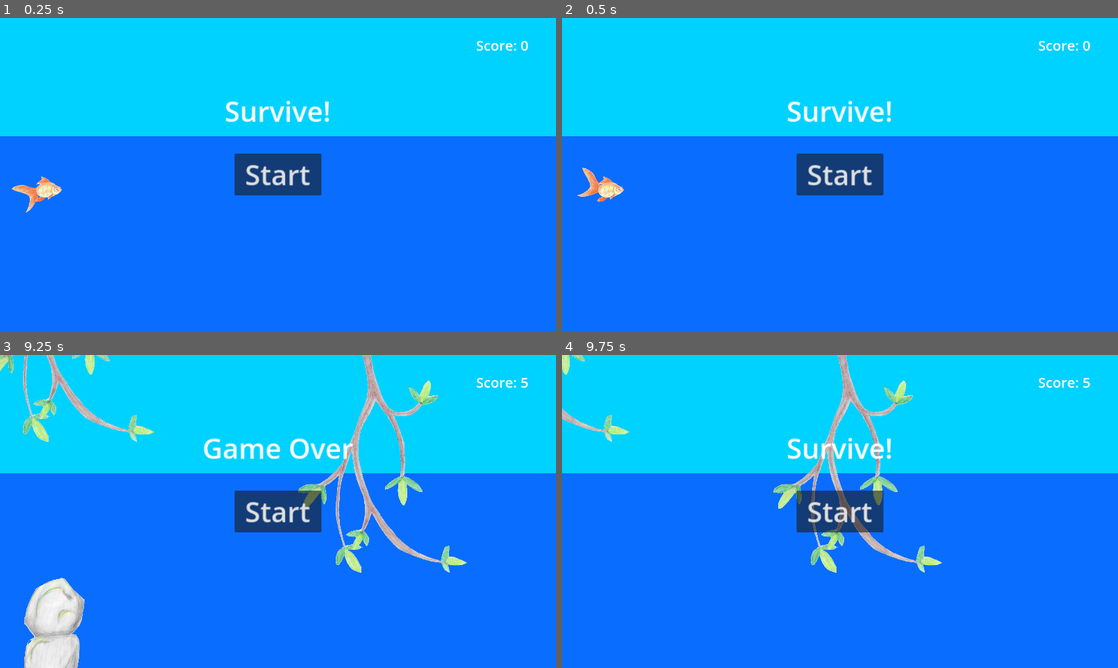
Above: before the commit, frames 1-4 (two rows, left to right).
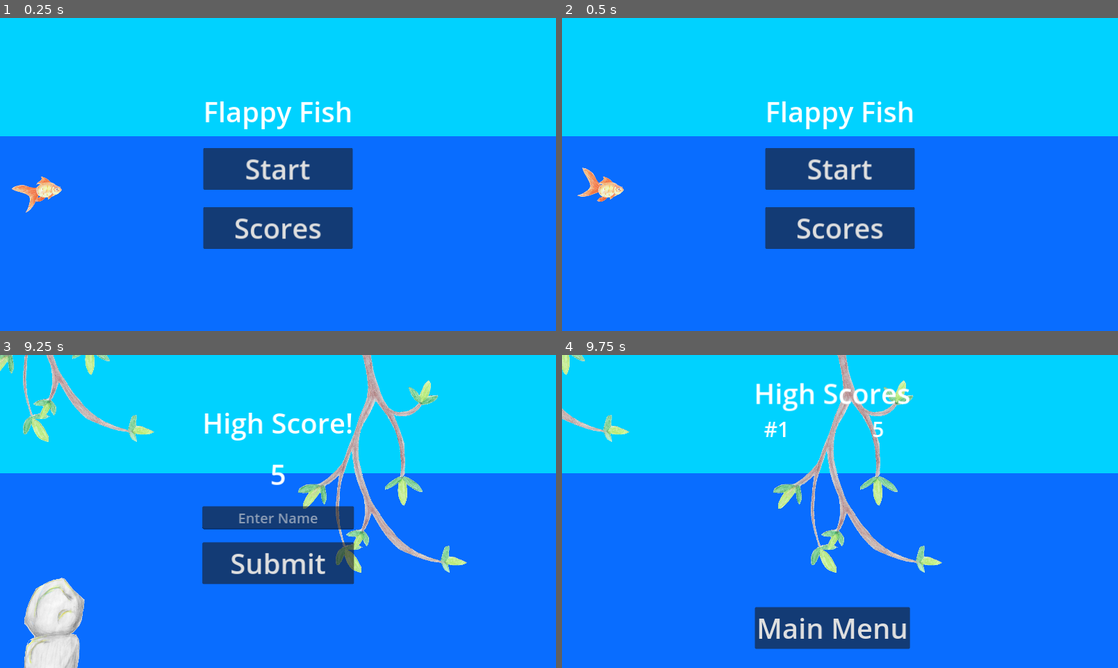
Above: after the commit, the same moments.

Repository: Aveli-games/splashy-fish
Game: Godot game, scene res://main.tscn
Same seed, same stepped clock (60 frames per second), same inputs: the game is played once before the commit and once after it. Sound files missing from this copy of the repository are replaced by a short silence.
Inputs (mouse positions are in pixels of both pictures, inside the frame that each line leads up to):
- Up to frame 1 (0.25 s): no input
- Up to frame 2 (0.5 s): no input
- Up to frame 3 (9.25 s): click (278, 564) at 0.5 s, where only the run after the commit has a clickable "Scores"; click (272, 627) at 1.25 s, where only the run after the commit has a clickable "Main Menu"; click "Start" at 2 s; hold W (swim_up) 2.78-3.53 s; hold S (swim_down) 3.53-4.28 s; hold W (swim_up) 4.28-5.78 s; hold S (swim_down) 5.78-8.03 s; hold W (swim_up) from 8.03 s (still down)
- Up to frame 4 (9.75 s): release W (swim_up) at 9.5 s; click (840, 561) at 9.5 s, where only the run after the commit has a clickable "Submit"

The runs differ from the first frame. In frame 1, 7.3% of the frame differs, in the area x 36-95%, y 7-74%; in frame 2, 7.3%; in frame 3, 7.8%; in frame 4, 7.5%.

Commit message:
Implement the local scoreboard
Re-structure HUD to contain multiple screens to switch between
-MainMenu
-GameScreen
-LocalLeaderboard
-HighScoreEntry

Most screens are straightforward components that have values changed, except LocalLeaderBoard

LocalLeaderBoard has an empty HighScores child that populates with the loaded high scores

high scores are managed by the local_high_scores.gd script, Autoloaded as LocalHighScores and usable as a (global) singleton

High scores are saved user://local_high_scores.json which on Windows is %APPDATA%\Godot\app_userdata\flappy_fish\local_high_scores.json

Diff:
--- /dev/null
+++ b/game_score.tscn
@@ -0,0 +1,34 @@
+[gd_scene format=3 uid="uid://cp6swo8p0hpag"]
+
+[node name="GameScore" type="HBoxContainer"]
+anchors_preset = 5
+anchor_left = 0.5
+anchor_right = 0.5
+offset_left = -395.0
+offset_right = 395.0
+offset_bottom = 67.0
+grow_horizontal = 2
+size_flags_horizontal = 3
+theme_override_constants/separation = 20
+alignment = 1
+
+[node name="Rank" type="Label" parent="."]
+custom_minimum_size = Vector2(300, 0)
+layout_mode = 2
+theme_override_font_sizes/font_size = 48
+text = "#10"
+horizontal_alignment = 2
+
+[node name="Name" type="Label" parent="."]
+custom_minimum_size = Vector2(150, 0)
+layout_mode = 2
+theme_override_font_sizes/font_size = 48
+text = "PLC"
+horizontal_alignment = 1
+
+[node name="Score" type="Label" parent="."]
+custom_minimum_size = Vector2(300, 0)
+layout_mode = 2
+theme_override_font_sizes/font_size = 48
+text = "1000000000000000"
+text_overrun_behavior = 3
--- /dev/null
+++ b/high_scores.gd
@@ -0,0 +1,26 @@
+extends VBoxContainer
+
+@export var game_score_scene: PackedScene
+
+# Called when the node enters the scene tree for the first time.
+func _ready():
+	pass
+
+# Called every frame. 'delta' is the elapsed time since the previous frame.
+func _process(delta):
+	pass
+
+func populate_scoreboard():
+	clean_scoreboard()
+	var rank = 1
+	for entry in LocalHighScores.scores:
+		var new_score = game_score_scene.instantiate()
+		new_score.get_node("Rank").text = "#%s" % str(rank)
+		new_score.get_node("Name").text = entry["Name"]
+		new_score.get_node("Score"). text = str(entry["Score"])
+		add_child(new_score)
+		rank += 1
+
+func clean_scoreboard():
+	for child in get_children():
+		child.queue_free()
--- a/hud.gd
+++ b/hud.gd
@@ -4,46 +4,71 @@
 signal start_game
 
 func show_message(text):
-	$Message.text = text
-	$Message.show()
+	$GameScreen/Message.text = text
+	$GameScreen/Message.show()
 
 func show_timed_message(text, time):
-	$Message.text = text
-	$Message.show()
-	$MessageTimer.wait_time = time
-	$MessageTimer.start()
+	$GameScreen/Message.text = text
+	$GameScreen/Message.show()
+	$GameScreen/MessageTimer.wait_time = time
+	$GameScreen/MessageTimer.start()
 
-func show_game_over(time):
-	show_timed_message("Game Over", time)
+func show_game_over(time, score):
+	if LocalHighScores.is_high_score(score):
+		$GameScreen.hide()
+		$HighScoreEntry.show()
+	else:
+		show_timed_message("Game Over", time)
 
-	$StartButton.show()
+		$GameScreen/RestartButton.show()
 
-	# Wait until the MessageTimer has counted down.
-	await $MessageTimer.timeout
+		# Wait until the MessageTimer has counted down.
+		await $GameScreen/MessageTimer.timeout
 
-	if $StartButton.visible:
-		show_message("Survive!")
+		if $GameScreen/RestartButton.visible:
+			$GameScreen/RestartButton.hide()
+			$GameScreen.hide()
+			$MainMenu.show()
 
-		await get_tree().create_timer(1.0).timeout
-
-
+func show_high_score(score):
+	$GameScreen.hide()
+	$HighScoreEntry/PlayerScore.text = str(score)
+	$HighScoreEntry.show()
 
 func update_score(score):
-	$ScoreLabel.text = str(score)
+	$GameScreen/ScoreLabel.text = str(score)
 
 func _on_message_timer_timeout():
-	$Message.hide()
+	$GameScreen/Message.hide()
 
 func _on_start_button_pressed():
-	$StartButton.hide()
-	$Message.hide()
-	$MessageTimer.stop()
+	$MainMenu.hide()
+	$GameScreen.show()
+	$GameScreen/RestartButton.hide()
+	$GameScreen/Message.hide()
+	$GameScreen/MessageTimer.stop()
 	start_game.emit()
 
 # Called when the node enters the scene tree for the first time.
 func _ready():
-	pass # Replace with function body.
+	pass
 
 # Called every frame. 'delta' is the elapsed time since the previous frame.
 func _process(delta):
 	pass
+
+func _on_scoreboard_button_pressed():
+	$MainMenu.hide()
+	$LocalLeaderboard.show()
+
+
+func _on_name_submit_button_pressed():
+	LocalHighScores.submit_score($HighScoreEntry/NameEntry.text, $HighScoreEntry/PlayerScore.text)
+	$HighScoreEntry.hide()
+	$LocalLeaderboard.show()
+
+
+func _on_main_menu_button_pressed():
+	for child in get_children():
+		child.hide()
+	$MainMenu.show()
--- a/hud.tscn
+++ b/hud.tscn
@@ -1,23 +1,58 @@
-[gd_scene load_steps=2 format=3 uid="uid://x3oe10u0lnm6"]
+[gd_scene load_steps=5 format=3 uid="uid://x3oe10u0lnm6"]
 
 [ext_resource type="Script" path="res://hud.gd" id="1_08byj"]
+[ext_resource type="Script" path="res://local_leaderboard.gd" id="2_612nh"]
+[ext_resource type="PackedScene" uid="uid://cp6swo8p0hpag" path="res://game_score.tscn" id="2_le2dc"]
+[ext_resource type="Script" path="res://high_scores.gd" id="3_cdame"]
 
 [node name="HUD" type="CanvasLayer"]
 script = ExtResource("1_08byj")
 
-[node name="ScoreLabel" type="Label" parent="."]
+[node name="MainMenu" type="VBoxContainer" parent="."]
+anchors_preset = 8
+anchor_left = 0.5
+anchor_top = 0.5
+anchor_right = 0.5
+anchor_bottom = 0.5
+offset_left = -172.0
+offset_top = -189.0
+offset_right = 172.0
+offset_bottom = 171.0
+grow_horizontal = 2
+grow_vertical = 2
+theme_override_constants/separation = 40
+
+[node name="GameTitle" type="Label" parent="MainMenu"]
+layout_mode = 2
+theme_override_font_sizes/font_size = 64
+text = "Flappy Fish"
+
+[node name="StartButton" type="Button" parent="MainMenu"]
+layout_mode = 2
+theme_override_font_sizes/font_size = 64
+text = "Start"
+
+[node name="ScoreboardButton" type="Button" parent="MainMenu"]
+layout_mode = 2
+theme_override_font_sizes/font_size = 64
+text = "Scores"
+
+[node name="GameScreen" type="CanvasLayer" parent="."]
+visible = false
+
+[node name="ScoreLabel" type="Label" parent="GameScreen"]
 anchors_preset = 1
 anchor_left = 1.0
 anchor_right = 1.0
 offset_left = -184.0
 offset_top = 40.0
 offset_right = -1.0
-offset_bottom = 126.0
+offset_bottom = 88.0
 grow_horizontal = 0
 theme_override_font_sizes/font_size = 32
 text = "Score: 0"
 
-[node name="Message" type="Label" parent="."]
+[node name="Message" type="Label" parent="GameScreen"]
 anchors_preset = 8
 anchor_left = 0.5
 anchor_top = 0.5
@@ -33,23 +68,99 @@
 text = "Survive!"
 horizontal_alignment = 1
 
-[node name="StartButton" type="Button" parent="."]
+[node name="RestartButton" type="Button" parent="GameScreen"]
+visible = false
+offset_left = 468.0
+offset_top = 299.0
+offset_right = 812.0
+offset_bottom = 395.0
+theme_override_font_sizes/font_size = 64
+text = "Start"
+
+[node name="MessageTimer" type="Timer" parent="GameScreen"]
+wait_time = 4.0
+
+[node name="LocalLeaderboard" type="VBoxContainer" parent="."]
+visible = false
 anchors_preset = 8
 anchor_left = 0.5
 anchor_top = 0.5
 anchor_right = 0.5
 anchor_bottom = 0.5
-offset_left = -100.0
-offset_top = -48.0
-offset_right = 100.0
-offset_bottom = 48.0
+offset_left = -416.0
+offset_top = -316.0
+offset_right = 382.0
+offset_bottom = 316.0
 grow_horizontal = 2
 grow_vertical = 2
+script = ExtResource("2_612nh")
+
+[node name="Title" type="Label" parent="LocalLeaderboard"]
+layout_mode = 2
+size_flags_horizontal = 4
 theme_override_font_sizes/font_size = 64
-text = "Start"
+text = "High Scores"
+horizontal_alignment = 1
 
-[node name="MessageTimer" type="Timer" parent="."]
-wait_time = 4.0
+[node name="ScoresScroll" type="ScrollContainer" parent="LocalLeaderboard"]
+layout_mode = 2
+size_flags_horizontal = 4
+size_flags_vertical = 3
+horizontal_scroll_mode = 0
 
-[connection signal="pressed" from="StartButton" to="." method="_on_start_button_pressed"]
-[connection signal="timeout" from="MessageTimer" to="." method="_on_message_timer_timeout"]
+[node name="HighScores" type="VBoxContainer" parent="LocalLeaderboard/ScoresScroll" groups=["HighScores"]]
+layout_mode = 2
+alignment = 1
+script = ExtResource("3_cdame")
+game_score_scene = ExtResource("2_le2dc")
+
+[node name="MainMenuButton" type="Button" parent="LocalLeaderboard"]
+layout_mode = 2
+size_flags_horizontal = 4
+theme_override_font_sizes/font_size = 64
+text = "Main Menu"
+
+[node name="HighScoreEntry" type="VBoxContainer" parent="."]
+visible = false
+anchors_preset = 8
+anchor_left = 0.5
+anchor_top = 0.5
+anchor_right = 0.5
+anchor_bottom = 0.5
+offset_left = -174.5
+offset_top = -189.5
+offset_right = 174.5
+offset_bottom = 107.5
+grow_horizontal = 2
+grow_vertical = 2
+theme_override_constants/separation = 30
+
+[node name="Title" type="Label" parent="HighScoreEntry"]
+layout_mode = 2
+theme_override_font_sizes/font_size = 64
+text = "High Score!"
+
+[node name="PlayerScore" type="Label" parent="HighScoreEntry"]
+layout_mode = 2
+theme_override_font_sizes/font_size = 64
+horizontal_alignment = 1
+
+[node name="NameEntry" type="LineEdit" parent="HighScoreEntry"]
+layout_mode = 2
+theme_override_font_sizes/font_size = 32
+placeholder_text = "Enter Name"
+alignment = 1
+max_length = 3
+
+[node name="NameSubmitButton" type="Button" parent="HighScoreEntry"]
+layout_mode = 2
+theme_override_font_sizes/font_size = 64
+text = "Submit"
+
+[connection signal="pressed" from="MainMenu/StartButton" to="." method="_on_start_button_pressed"]
+[connection signal="pressed" from="MainMenu/ScoreboardButton" to="." method="_on_scoreboard_button_pressed"]
+[connection signal="pressed" from="GameScreen/RestartButton" to="." method="_on_start_button_pressed"]
+[connection signal="timeout" from="GameScreen/MessageTimer" to="." method="_on_message_timer_timeout"]
+[connection signal="visibility_changed" from="LocalLeaderboard" to="LocalLeaderboard" method="_on_visibility_changed"]
+[connection signal="pressed" from="LocalLeaderboard/MainMenuButton" to="." method="_on_main_menu_button_pressed"]
+[connection signal="pressed" from="HighScoreEntry/NameSubmitButton" to="." method="_on_name_submit_button_pressed"]
--- /dev/null
+++ b/local_high_scores.gd
@@ -0,0 +1,57 @@
+extends Node
+
+const SCORE_SAVE_PATH = "user://local_high_scores.json"
+
+var version = 1
+
+const HIGH_SCORE_COUNT_LIMIT = 10
+
+var scores = []
+
+func save():
+	if scores.size() > HIGH_SCORE_COUNT_LIMIT:
+		scores.resize(HIGH_SCORE_COUNT_LIMIT)
+
+	var file = FileAccess.open(SCORE_SAVE_PATH, FileAccess.WRITE)
+	file.store_string(JSON.stringify(scores))
+	file.close()
+
+func load():
+	var file = FileAccess.open(SCORE_SAVE_PATH, FileAccess.READ)
+	if file:
+		var json = JSON.new()
+		var data = json.parse_string(file.get_as_text())
+		file.close()
+		if typeof(data) == TYPE_ARRAY:
+			scores = data
+		else:
+			printerr("Corrupted data!")
+	else:
+		printerr("No saved data!")
+
+func is_high_score(score):
+	return HIGH_SCORE_COUNT_LIMIT > get_score_rank(score)
+
+func get_score_rank(score):
+	var rank = HIGH_SCORE_COUNT_LIMIT
+	if scores.size() == 0:
+		rank = 0
+	else:
+		rank = scores.size()
+		for entry in scores:
+			var entry_score = int(entry["Score"])
+			if int(score) > entry_score:
+				rank = scores.find(entry)
+				break
+			if int(score) == entry_score:
+				rank = scores.find(entry) + 1
+	return rank
+
+func submit_score(name, score):
+	var rank = get_score_rank(score)
+
+	# Check if it's a high score (rank less than max count)
+	if rank < HIGH_SCORE_COUNT_LIMIT:
+		scores.insert(rank, {"Name": name, "Score": score})
+		save()
+		return true
--- /dev/null
+++ b/local_leaderboard.gd
@@ -0,0 +1,15 @@
+extends VBoxContainer
+
+# Called when the node enters the scene tree for the first time.
+func _ready():
+	pass # Replace with function body.
+
+# Called every frame. 'delta' is the elapsed time since the previous frame.
+func _process(delta):
+	pass
+
+
+func _on_visibility_changed():
+	if visible:
+		$ScoresScroll/HighScores.populate_scoreboard()
+		$ScoresScroll.scroll_vertical = 0
--- a/main.gd
+++ b/main.gd
@@ -7,6 +7,7 @@
 # Called when the node enters the scene tree for the first time.
 func _ready():
 	$Player.start($StartPosition.position)
+	LocalHighScores.load()
 
 # Called every frame. 'delta' is the elapsed time since the previous frame.
 func _process(delta):
@@ -15,9 +16,12 @@
 func game_over():
 	$ScoreTimer.stop()
 	$ObstacleTimer.stop()
-	$HUD.show_game_over($GameOverSound.stream.get_length())
-	$Music.stop()
-	$GameOverSound.play()
+	if LocalHighScores.is_high_score(score):
+		$HUD.show_high_score(score)
+	else:
+		$HUD.show_game_over($GameOverSound.stream.get_length(), score)
+		$Music.stop()
+		$GameOverSound.play()
 
 func new_game():
 	score = 0
--- a/project.godot
+++ b/project.godot
@@ -14,6 +14,10 @@
 run/main_scene="res://main.tscn"
 config/features=PackedStringArray("4.2", "Forward Plus")
 config/icon="res://art/sprites/player/fish_neutral.png"
+
+[autoload]
+
+LocalHighScores="*res://local_high_scores.gd"
 
 [display]
 
